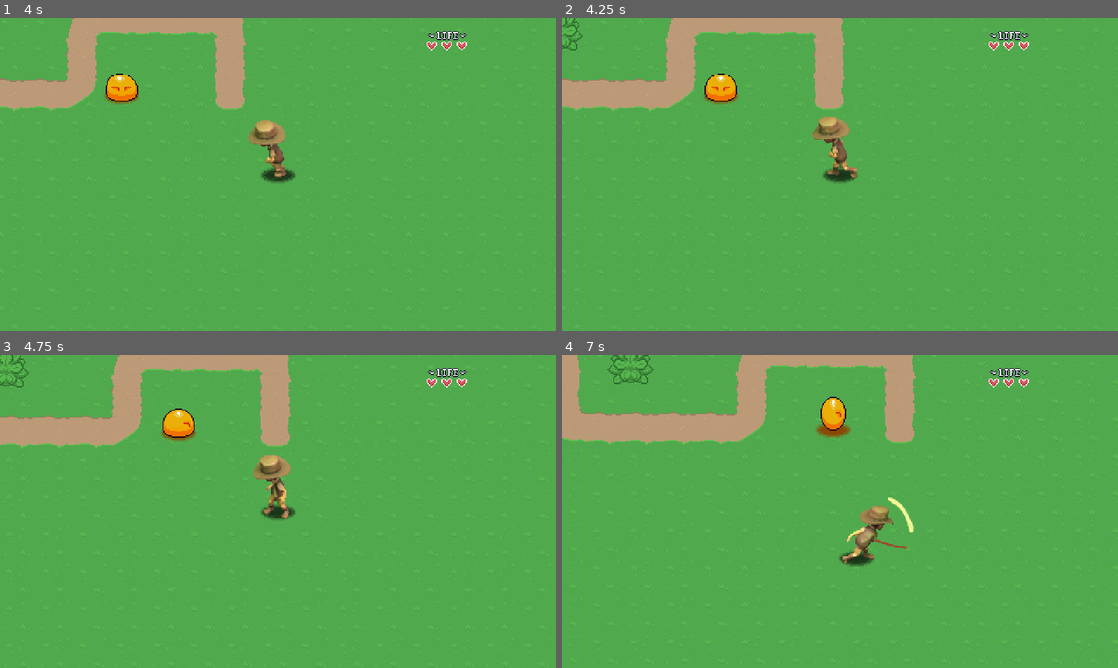
Above: before the commit, frames 1-4 (two rows, left to right).
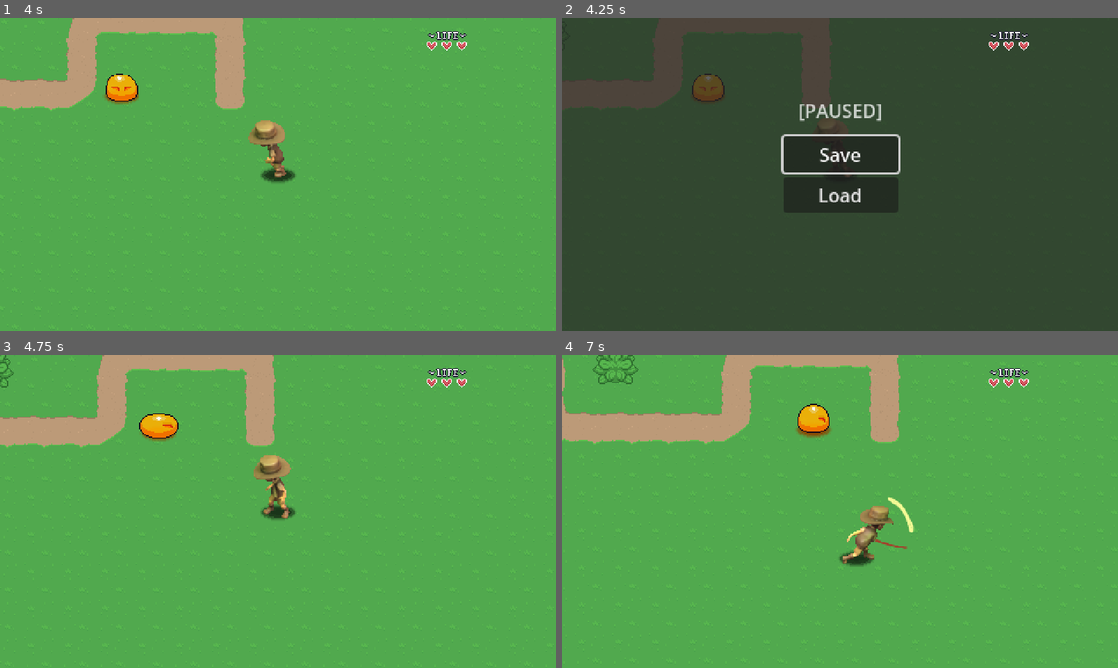
Above: after the commit, the same moments.

Repository: Pascal-Casier/michaelrpggameindy
Game: Godot game, scene res://playground.tscn
The game is run twice, just before and just after one commit, with the same random seed, the same clock (stepped at 60 frames per second) and the same inputs.
Inputs (mouse positions are in pixels of both pictures, inside the frame that each line leads up to):
- Up to frame 1 (4 s): tap Enter at 0.5 s; hold D (right) 0.53-1.28 s; hold Z (attack) 0.53-1.28 s; hold S (down) 1.28-2.03 s; tap Z (attack) at 1.35, 2.85 s; hold D (right) 2.03-2.78 s; hold Z (attack) 2.03-2.78 s; hold W (up) 2.78-3.53 s; hold A (left) from 3.53 s (still down); hold Z (attack) from 3.53 s (still down)
- Up to frame 2 (4.25 s): keep holding A (left); keep holding Z (attack); tap Escape (pause, bound only after the commit) at 4.15 s
- Up to frame 3 (4.75 s): release A (left) at 4.25 s; release Z (attack) at 4.25 s; click (278, 492) at 4.25 s, where only the run after the commit has a clickable "Save"
- Up to frame 4 (7 s): hold A (left) 5.03-5.78 s; tap Z (attack) at 5.1, 6.6 s; hold S (down) 5.78-6.53 s; hold Z (attack) 5.78-6.53 s; hold D (right) from 6.53 s (still down)

Frame 1 is identical in both runs. In frame 2, 100% of the frame differs, in the area x 0-100%, y 0-100%; in frame 3, 3.8%; in frame 4, 4.7%.

Commit message:
E15 Save_load System

Diff:
--- a/00_Globals/Global_player_manager.gd
+++ b/00_Globals/Global_player_manager.gd
@@ -12,6 +12,11 @@
 	player = PLAYER.instantiate()
 	add_child(player)
 
+func set_health(hp : int, max_hp : int)->void:
+	player.max_hp = max_hp
+	player.hp = hp
+	player.update_hp(0)
+
 func set_player_position(_new_pos : Vector2) -> void:
 	player.global_position = _new_pos
 	pass
--- /dev/null
+++ b/00_Globals/Global_save-manager.gd
@@ -0,0 +1,62 @@
+extends Node
+
+const SAVE_PATH = "user://"
+
+signal game_loaded
+signal game_saved
+
+var current_save : Dictionary = {
+	scene_path = "",
+	player = {
+		hp = 1,
+		max_hp = 1,
+		pos_x = 0,
+		pos_y = 0
+	},
+	items = [],
+	persistence =  [],
+	quests = [],
+}
+
+func save_game() -> void:
+	update_player_data()
+	update_scene_path()
+	var file := FileAccess.open(SAVE_PATH + "save.sav", FileAccess.WRITE)
+	var save_json = JSON.stringify(current_save)
+	file.store_line(save_json)
+	game_saved.emit()
+	file.close()
+	pass
+
+func load_game() -> void:
+	var file := FileAccess.open(SAVE_PATH + "save.sav", FileAccess.READ)
+	var json := JSON.new()
+	json.parse(file.get_line())
+	var save_dict := json.get_data() as Dictionary
+	current_save = save_dict
+
+	LevelManager.load_new_level(current_save.scene_path, "", Vector2.ZERO)
+
+	await LevelManager.level_load_started
+
+	PlayerManager.set_player_position(Vector2(current_save.player.pos_x, current_save.player.pos_y))
+	PlayerManager.set_health(current_save.player.hp, current_save.player.max_hp)
+
+	await LevelManager.level_loaded
+
+	game_loaded.emit()
+	pass
+
+func update_player_data() -> void:
+	var p : Player = PlayerManager.player
+	current_save.player.hp = p.hp
+	current_save.player.max_hp = p.max_hp
+	current_save.player.pos_x = p.global_position.x
+	current_save.player.pos_y = p.global_position.y
+
+func update_scene_path() -> void:
+	var p : String = ""
+	for c in get_tree().root.get_children():
+		if c is Level:
+			p = c.scene_file_path
+	current_save.scene_path = p
--- /dev/null
+++ b/GUI/Pause_menu/pause_menu.gd
@@ -0,0 +1,47 @@
+extends CanvasLayer
+
+@onready var button_save: Button = $VBoxContainer/Button_Save
+@onready var button_load: Button = $VBoxContainer/Button_Load
+
+var is_paused := false
+
+func _ready() -> void:
+	button_save.pressed.connect(_on_save_pressed)
+	button_load.pressed.connect(_on_load_pressed)
+	hide_pause_menu()
+	pass
+
+func _unhandled_input(event: InputEvent) -> void:
+	if event.is_action_pressed("pause"):
+		if is_paused == false:
+			show_pause_menu()
+		else:
+			hide_pause_menu()
+		get_viewport().set_input_as_handled()
+
+func show_pause_menu() -> void:
+	get_tree().paused = true
+	visible = true
+	is_paused = true
+	button_save.grab_focus()
+
+func hide_pause_menu() -> void:
+	get_tree().paused = false
+	visible = false
+	is_paused = false
+
+func _on_save_pressed() -> void:
+	if !is_paused:
+		return
+	SaveManager.save_game()
+	hide_pause_menu()
+	pass
+
+
+func _on_load_pressed() -> void:
+	if !is_paused:
+		return
+	SaveManager.load_game()
+	await LevelManager.level_load_started
+	hide_pause_menu()
+	pass
--- /dev/null
+++ b/GUI/Pause_menu/pause_menu.tscn
@@ -0,0 +1,51 @@
+[gd_scene load_steps=2 format=3 uid="uid://2nxrl30ba1hk"]
+
+[ext_resource type="Script" uid="uid://y7uaxhu0dwv6" path="res://GUI/Pause_menu/pause_menu.gd" id="1_4m15a"]
+
+[node name="PauseMenu" type="CanvasLayer"]
+process_mode = 3
+script = ExtResource("1_4m15a")
+
+[node name="ColorRect" type="ColorRect" parent="."]
+anchors_preset = 15
+anchor_right = 1.0
+anchor_bottom = 1.0
+grow_horizontal = 2
+grow_vertical = 2
+color = Color(0.152941, 0.14902, 0.14902, 0.745098)
+
+[node name="VBoxContainer" type="VBoxContainer" parent="."]
+anchors_preset = 8
+anchor_left = 0.5
+anchor_top = 0.5
+anchor_right = 0.5
+anchor_bottom = 0.5
+offset_left = -49.5
+offset_top = -33.0
+offset_right = 49.5
+offset_bottom = 33.0
+grow_horizontal = 2
+grow_vertical = 2
+
+[node name="Button_Save" type="Button" parent="VBoxContainer"]
+layout_mode = 2
+text = "Save"
+
+[node name="Button_Load" type="Button" parent="VBoxContainer"]
+layout_mode = 2
+text = "Load"
+
+[node name="Label" type="Label" parent="."]
+modulate = Color(1, 1, 1, 0.74902)
+anchors_preset = 8
+anchor_left = 0.5
+anchor_top = 0.5
+anchor_right = 0.5
+anchor_bottom = 0.5
+offset_left = -36.5
+offset_top = -67.5
+offset_right = 36.5
+offset_bottom = -44.5
+grow_horizontal = 2
+grow_vertical = 2
+text = "[PAUSED]"
--- a/GUI/Player_hud/Player_hud.tscn
+++ b/GUI/Player_hud/Player_hud.tscn
@@ -15,6 +15,7 @@
 anchor_bottom = 1.0
 grow_horizontal = 2
 grow_vertical = 2
+mouse_filter = 2
 
 [node name="Sprite2D" type="Sprite2D" parent="Control"]
 position = Vector2(386, 15)
--- a/Levels/Scripts/level.gd
+++ b/Levels/Scripts/level.gd
@@ -7,6 +7,7 @@
 	PlayerManager.set_as_parent(self)
 	LevelManager.level_load_started.connect(_free_level)
 
+
 func _free_level() -> void:
 	PlayerManager.unparent_player(self)
 	queue_free()
--- a/project.godot
+++ b/project.godot
@@ -21,6 +21,8 @@
 PlayerHud="*res://GUI/Player_hud/Player_hud.tscn"
 PlayerManager="*res://00_Globals/Global_player_manager.gd"
 SceneTransition="*res://GUI/Scene_transition/Scene_transition.tscn"
+SaveManager="*res://00_Globals/Global_save-manager.gd"
+PauseMenu="*res://GUI/Pause_menu/pause_menu.tscn"
 
 [display]
 
@@ -32,6 +34,20 @@
 
 [input]
 
+ui_accept={
+"deadzone": 0.5,
+"events": [Object(InputEventKey,"resource_local_to_scene":false,"resource_name":"","device":0,"window_id":0,"alt_pressed":false,"shift_pressed":false,"ctrl_pressed":false,"meta_pressed":false,"pressed":false,"keycode":4194309,"physical_keycode":0,"key_label":0,"unicode":0,"location":0,"echo":false,"script":null)
+, Object(InputEventKey,"resource_local_to_scene":false,"resource_name":"","device":0,"window_id":0,"alt_pressed":false,"shift_pressed":false,"ctrl_pressed":false,"meta_pressed":false,"pressed":false,"keycode":4194310,"physical_keycode":0,"key_label":0,"unicode":0,"location":0,"echo":false,"script":null)
+, Object(InputEventKey,"resource_local_to_scene":false,"resource_name":"","device":0,"window_id":0,"alt_pressed":false,"shift_pressed":false,"ctrl_pressed":false,"meta_pressed":false,"pressed":false,"keycode":32,"physical_keycode":0,"key_label":0,"unicode":32,"location":0,"echo":false,"script":null)
+, Object(InputEventJoypadButton,"resource_local_to_scene":false,"resource_name":"","device":-1,"button_index":0,"pressure":0.0,"pressed":false,"script":null)
+]
+}
+ui_cancel={
+"deadzone": 0.5,
+"events": [Object(InputEventKey,"resource_local_to_scene":false,"resource_name":"","device":0,"window_id":0,"alt_pressed":false,"shift_pressed":false,"ctrl_pressed":false,"meta_pressed":false,"pressed":false,"keycode":4194305,"physical_keycode":0,"key_label":0,"unicode":0,"location":0,"echo":false,"script":null)
+, Object(InputEventJoypadButton,"resource_local_to_scene":false,"resource_name":"","device":-1,"button_index":1,"pressure":0.0,"pressed":false,"script":null)
+]
+}
 up={
 "deadzone": 0.2,
 "events": [Object(InputEventKey,"resource_local_to_scene":false,"resource_name":"","device":-1,"window_id":0,"alt_press …(192 unchanged characters)…
@@ -66,6 +82,12 @@
 , Object(InputEventJoypadButton,"resource_local_to_scene":false,"resource_name":"","device":-1,"button_index":0,"pressure":0.0,"pressed":false,"script":null)
 ]
 }
+pause={
+"deadzone": 0.2,
+"events": [Object(InputEventKey,"resource_local_to_scene":false,"resource_name":"","device":-1,"window_id":0,"alt_pressed":false,"shift_pressed":false,"ctrl_pressed":false,"meta_pressed":false,"pressed":false,"keycode":0,"physical_keycode":4194305,"key_label":0,"unicode":0,"location":0,"echo":false,"script":null)
+, Object(InputEventJoypadButton,"resource_local_to_scene":false,"resource_name":"","device":-1,"button_index":6,"pressure":0.0,"pressed":false,"script":null)
+]
+}
 
 [layer_names]
 
Not shown, added: 00_Globals/Global_save-manager.gd.uid
Not shown, added: GUI/Pause_menu/pause_menu.gd.uid
